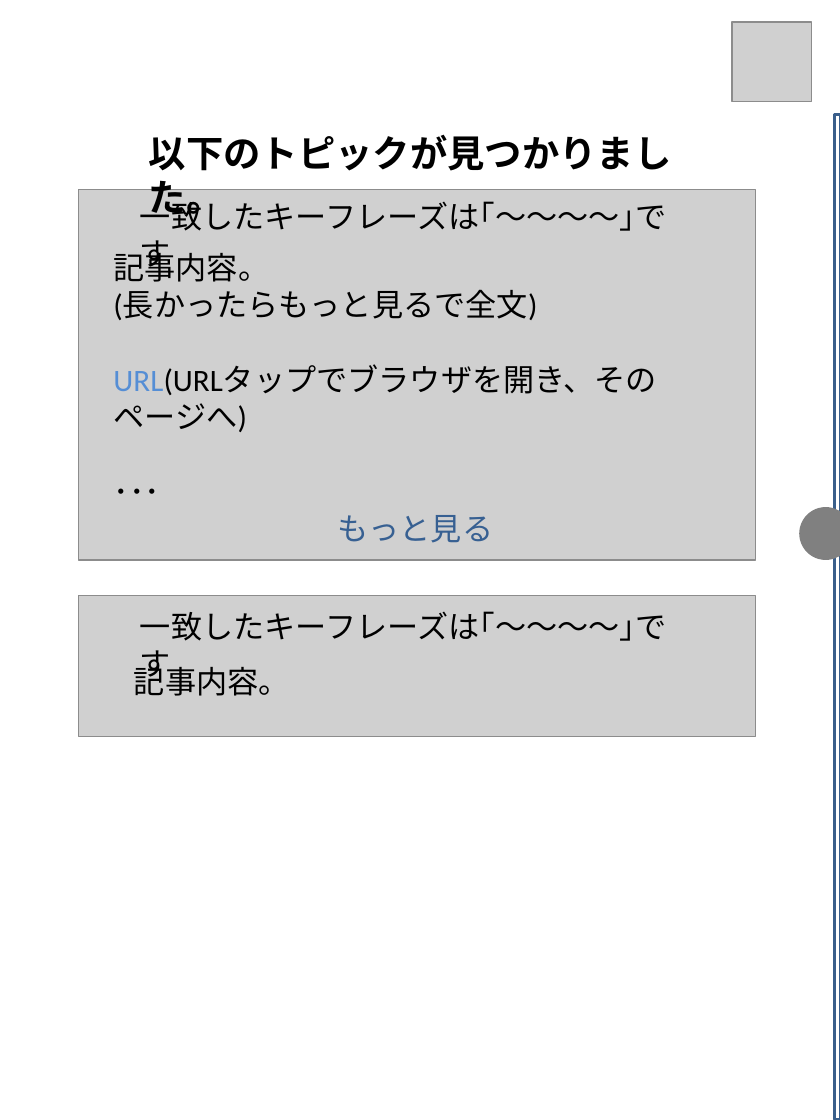
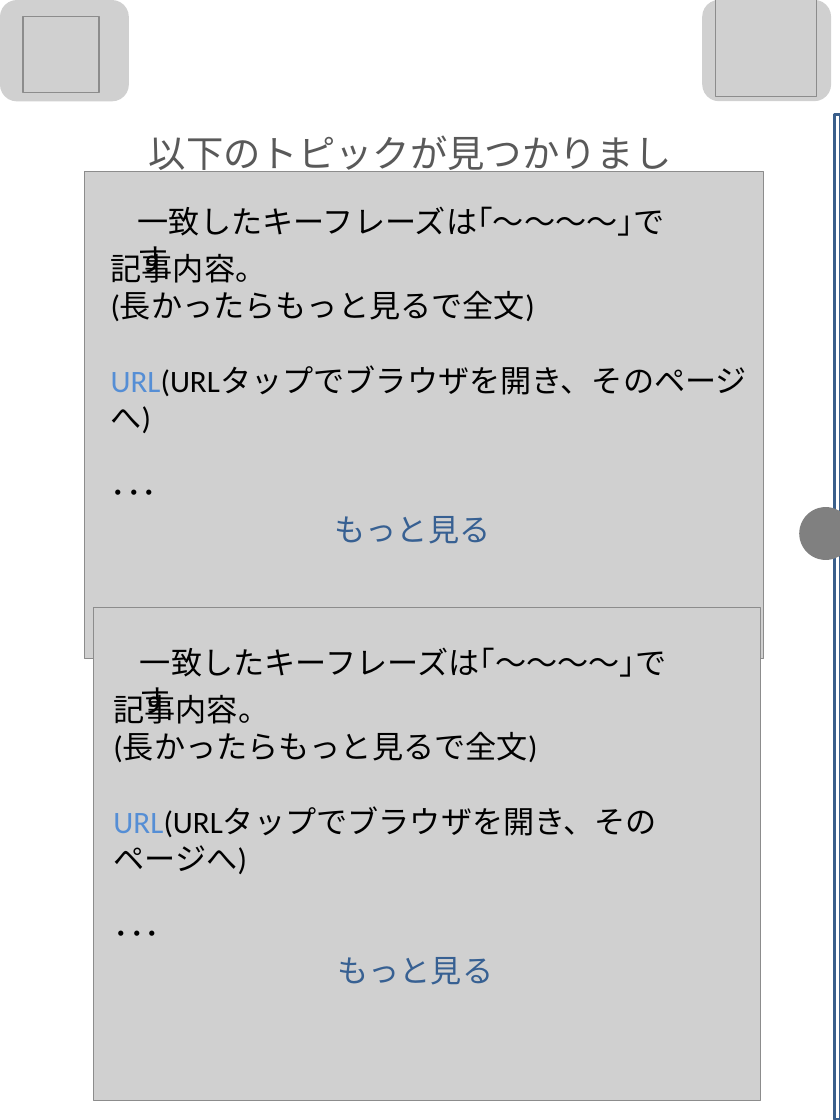
Before and after one commit to kirikiriyamama/topick, a slide deck: slide 4 of client/UI/UI.pptx (slide 3 before the commit). Drawn at 840x1120 pixels with LibreOffice and Linux fonts; fonts in the diff are those of the drawing; grey boxes stand for pictures; background and template pictures are left out. Boxes give left, top, right and bottom in pixels: in the first picture for what was removed or moved away, otherwise in the second. Text is boxed around its words. In the diff, an @@ line names an element or a change of style, - is before the commit and + after.

```diff
--- a/client/UI/UI.pptx
+++ b/client/UI/UI.pptx
@@ picture added at [0, 0, 129, 102] @@
@@ picture added at [24, 17, 100, 93] @@
@@ picture added at [702, 0, 831, 102] @@
@@ picture: place and size @@
-picture at [732, 22, 812, 102]
+picture at [716, 0, 818, 97]
@@ text "以下のトピックが見つかりました。" at [149, 135, 672, 222]: text colour #000000 to #595959, bold off @@
@@ picture: place and size @@
-picture at [78, 189, 755, 560]
+picture at [85, 172, 764, 659]
@@ text "一致したキーフレーズは｢～～～～｣です" rewrapped from [140, 196, 666, 274] to [138, 206, 664, 236] @@
@@ text "記事内容。" rewrapped from [113, 247, 657, 543] to [111, 248, 747, 544] @@
@@ picture removed at [78, 595, 755, 736] @@
@@ picture added at [94, 607, 760, 1100] @@
@@ text "一致したキーフレーズは｢～～～～｣です": place and size @@
-text "一致したキーフレーズは｢～～～～｣です" at [140, 611, 666, 641]
+text "一致したキーフレーズは｢～～～～｣です" at [140, 647, 666, 677]
@@ text added at [113, 689, 657, 985], 20 pt, text #000000 @@
+記事内容。
+(長かったらもっと見るで全文)
+URL(URLタップでブラウザを開き、そのページへ)
+･･･
+もっと見る
@@ text removed at [134, 661, 290, 696] @@
-記事内容。
```
Also in this commit, not shown: 5 other slides changed, 1 slide added, 15 other files.
